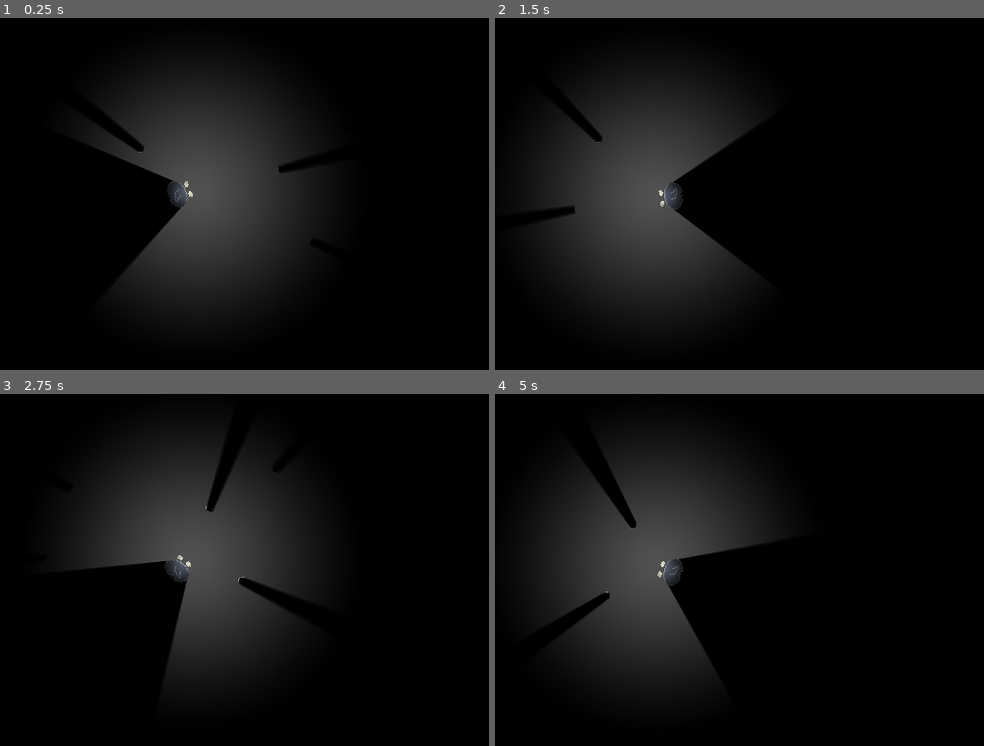
Above: before the commit, frames 1-4 (two rows, left to right).
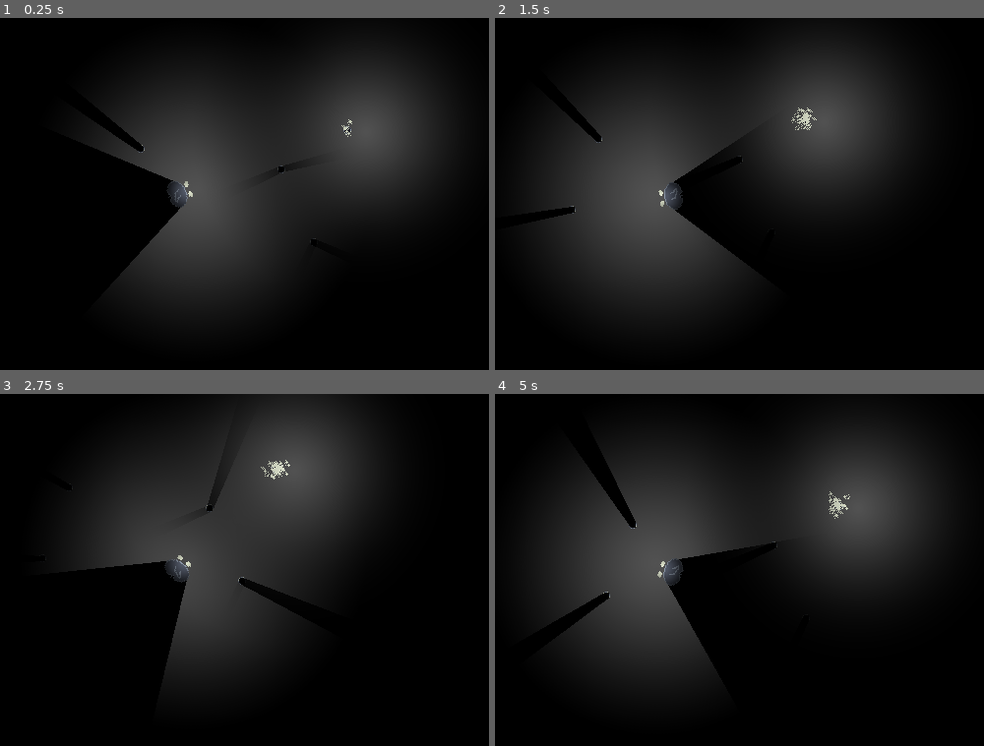
Above: after the commit, the same moments.

Repository: shamotte/PSJ15
Game: Godot game, scene res://adventure/scenes/world.tscn
The game is run twice, just before and just after one commit, with the same random seed, the same clock (stepped at 60 frames per second) and the same inputs. This scene is started directly instead of the project's main scene.
Inputs (mouse positions are in pixels of both pictures, inside the frame that each line leads up to):
- Up to frame 1 (0.25 s): no input
- Up to frame 2 (1.5 s): tap Enter at 0.5 s; move the mouse to (812, 176) at 0.52 s; hold Right (ui_right) 0.53-1.28 s; click (812, 176) at 0.6 s; move the mouse to (548, 211) at 1.27 s; hold Down (ui_down) from 1.28 s (still down); click (548, 211) at 1.35 s
- Up to frame 3 (2.75 s): move the mouse to (239, 492) at 2.02 s; release Down (ui_down) at 2.03 s; hold Right (ui_right) from 2.03 s (still down); click (239, 492) at 2.1 s
- Up to frame 4 (5 s): move the mouse to (641, 640) at 2.77 s; release Right (ui_right) at 2.78 s; hold Up (ui_up) 2.78-3.53 s; click (641, 640) at 2.85 s; move the mouse to (861, 622) at 3.52 s; hold Left (ui_left) from 3.53 s (still down); click (861, 622) at 3.6 s; move the mouse to (outside the picture) at 4.27 s; click (outside the picture) at 4.35 s

The runs differ from the first frame. In frame 1, 11% of the frame differs, in the area x 21-92%, y 9-70%; in frame 2, 12%; in frame 3, 9.2%; in frame 4, 12%, in the area x 15-91%, y 9-73%.

Commit message:
fire particle system

Diff:
--- /dev/null
+++ b/adventure/objects/fire_particle_emiter.tscn
@@ -0,0 +1,46 @@
+[gd_scene load_steps=6 format=3 uid="uid://b1qs5nksv35qo"]
+
+[ext_resource type="Texture2D" uid="uid://cq77qq3ifwg2h" path="res://adventure/sprites/fire_particles.png" id="1_yn01l"]
+
+[sub_resource type="CanvasItemMaterial" id="CanvasItemMaterial_h73bf"]
+particles_animation = true
+particles_anim_h_frames = 2
+particles_anim_v_frames = 2
+particles_anim_loop = true
+
+[sub_resource type="ParticleProcessMaterial" id="ParticleProcessMaterial_is2to"]
+particle_flag_disable_z = true
+emission_shape = 1
+emission_sphere_radius = 12.0
+direction = Vector3(100, 0, 0)
+spread = 180.0
+initial_velocity_min = 2.0
+initial_velocity_max = 2.0
+gravity = Vector3(0, 0, 0)
+radial_accel_min = 5.0
+radial_accel_max = 5.0
+anim_offset_max = 1.0
+
+[sub_resource type="Gradient" id="Gradient_sr5pj"]
+interpolation_mode = 2
+offsets = PackedFloat32Array(0, 0.62987, 1)
+colors = PackedColorArray(1, 1, 1, 1, 0, 0, 0, 0, 0, 0, 0, 0)
+
+[sub_resource type="GradientTexture2D" id="GradientTexture2D_h63sn"]
+gradient = SubResource("Gradient_sr5pj")
+width = 400
+height = 400
+fill = 1
+fill_from = Vector2(0.5, 0.5)
+
+[node name="GPUParticles2D" type="GPUParticles2D"]
+material = SubResource("CanvasItemMaterial_h73bf")
+amount = 40
+process_material = SubResource("ParticleProcessMaterial_is2to")
+texture = ExtResource("1_yn01l")
+
+[node name="latarnia" type="PointLight2D" parent="."]
+visible = false
+position = Vector2(18.9352, 2.94122)
+shadow_enabled = true
+texture = SubResource("GradientTexture2D_h63sn")
--- a/adventure/scenes/world.tscn
+++ b/adventure/scenes/world.tscn
@@ -1,7 +1,8 @@
-[gd_scene load_steps=7 format=3 uid="uid://b2crbh04dmg5d"]
+[gd_scene load_steps=8 format=3 uid="uid://b2crbh04dmg5d"]
 
 [ext_resource type="PackedScene" uid="uid://dulcf8h1hbabn" path="res://adventure/objects/character.tscn" id="1_pr2oj"]
 [ext_resource type="PackedScene" uid="uid://cwxcnmrqmq12i" path="res://adventure/objects/bich_tree.tscn" id="2_wwnik"]
+[ext_resource type="PackedScene" uid="uid://b1qs5nksv35qo" path="res://adventure/objects/fire_particle_emiter.tscn" id="3_33e7e"]
 
 [sub_resource type="Gradient" id="Gradient_w0p8n"]
 offsets = PackedFloat32Array(1)
@@ -33,8 +34,8 @@
 
 [node name="latarnia" type="PointLight2D" parent="CharacterBody2D"]
 position = Vector2(18.9352, 2.94122)
+blend_mode = 2
 shadow_enabled = true
-shadow_filter = 2
 texture = SubResource("GradientTexture2D_0fphx")
 
 [node name="Camera2D" type="Camera2D" parent="CharacterBody2D"]
@@ -51,8 +52,21 @@
 [node name="StaticBody2D4" parent="." instance=ExtResource("2_wwnik")]
 position = Vector2(178, -74)
 
+[node name="LightOccluder2D" parent="StaticBody2D4" index="2"]
+visible = false
+
+[node name="GPUParticles2D" parent="StaticBody2D4" instance=ExtResource("3_33e7e")]
+
+[node name="latarnia" parent="StaticBody2D4/GPUParticles2D" index="0"]
+visible = true
+blend_mode = 2
+shadow_color = Color(0, 0, 0, 1)
+
 [node name="StaticBody2D5" parent="." instance=ExtResource("2_wwnik")]
 position = Vector2(-59, 17)
 
 [node name="DirectionalLight2D" type="DirectionalLight2D" parent="."]
 blend_mode = 1
+
+[editable path="StaticBody2D4"]
+[editable path="StaticBody2D4/GPUParticles2D"]
Not shown: 1 places in adventure/objects/character.tscn that only renumber resources
Not shown: 1 places in adventure/scenes/world.tscn that only renumber resources
Binary file added: adventure/sprites/fire_particles.png
Not shown, added: adventure/sprites/fire_particles.png.import
